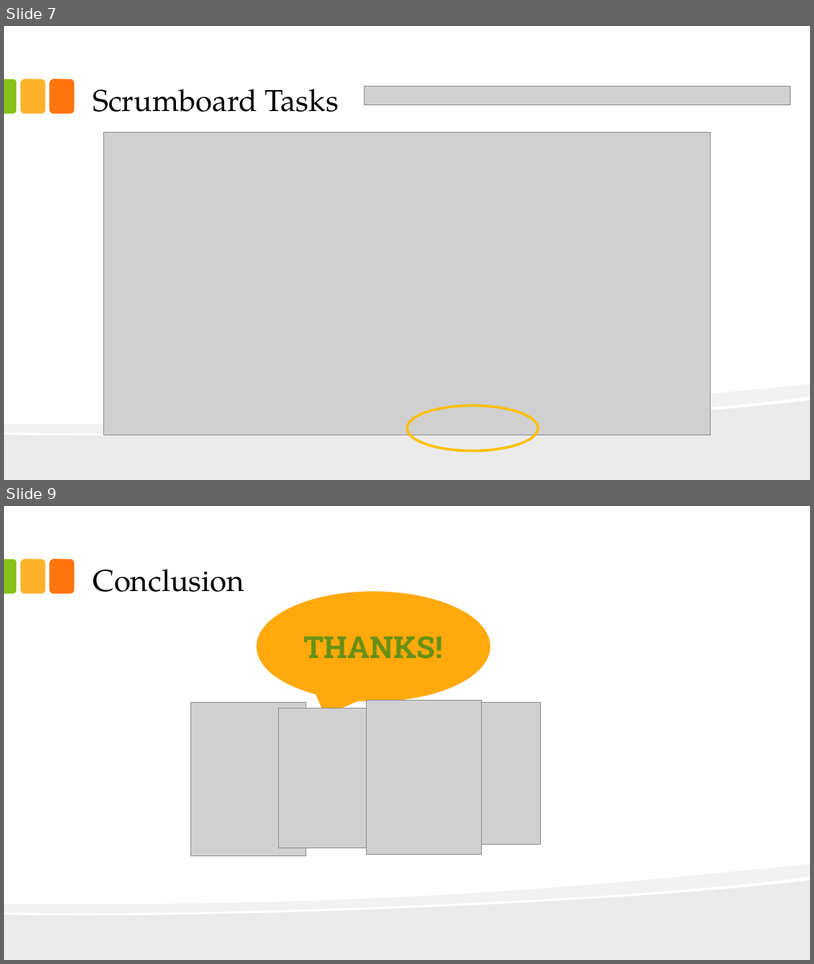
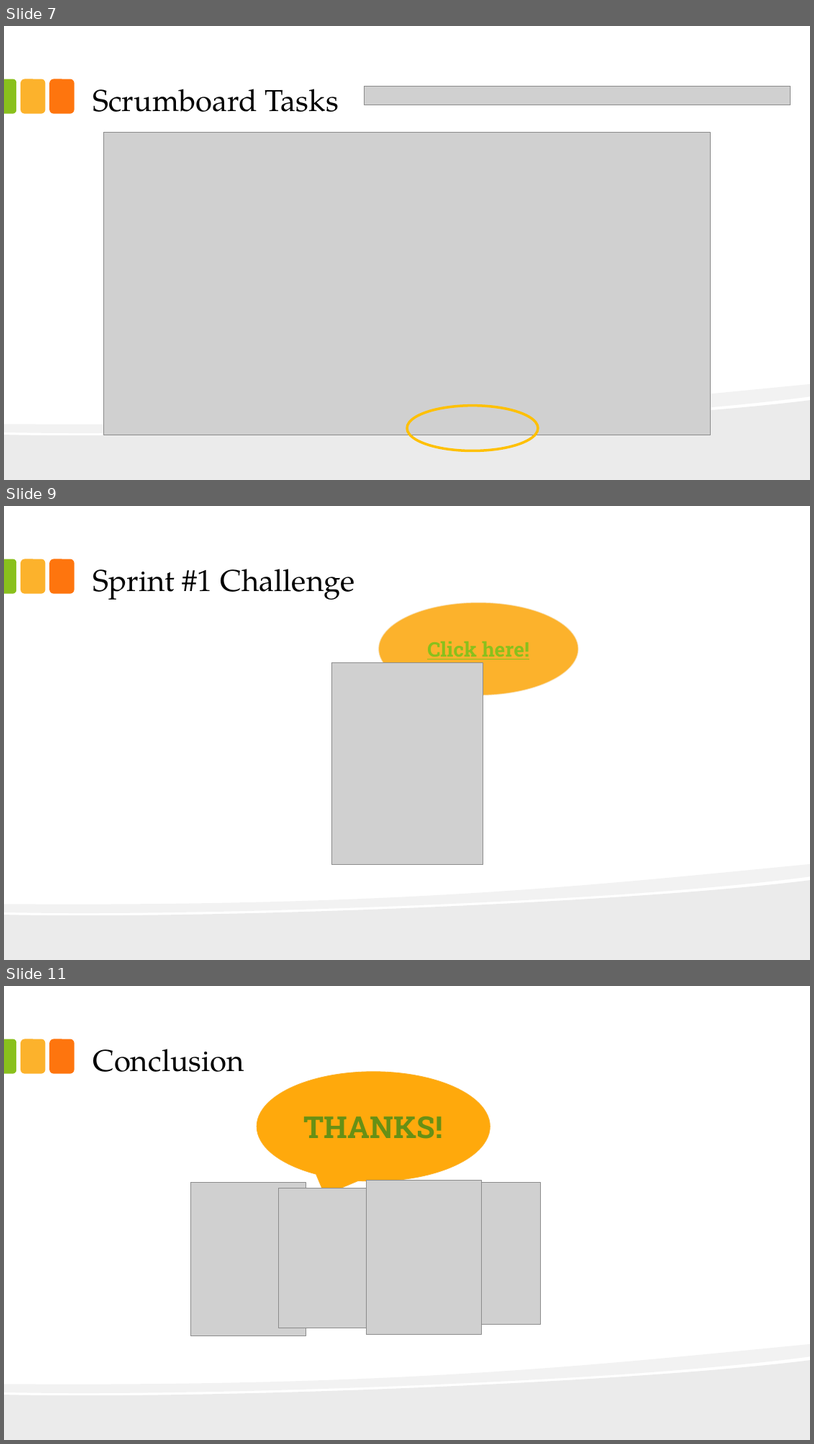
Before and after one commit to pclundaahl/grocerybuddy, a slide deck: Team Docs/Planning Presentation.pptx. Shown one above the other, each under a label of ours: slides 7 and 9 before the commit, slides 7, 9 and 11 after it; the slides between them are not shown. The pictures are 814x964 and 814x1444 pixels, drawn with LibreOffice and Linux fonts; fonts in the diff are those of the drawing; grey boxes stand for pictures. Boxes give left, top, right and bottom in pixels: in the first picture for what was removed or moved away, otherwise in the second. Text is boxed around its words. In the diff, an @@ line names an element or a change of style, - is before the commit and + after.

```diff
--- a/Team Docs/Planning Presentation.pptx
+++ b/Team Docs/Planning Presentation.pptx
@@ slide 9 added at (4,506,810,960), background #FFFFFF; not listed: 5 template elements that a slide beside it also shows @@
@@ title added at (93,569,355,600), 36 pt, text #000000 @@
+Sprint #1 Challenge
@@ speech bubble added at (378,602,579,695), fill #FCB22C, outline #F9F9F9 1.35 pt, 24 pt, text #89C01C, bold, underline @@
+Click here!
@@ picture added at (332,662,483,864) @@
@@ what was slide 9 is now slide 11 @@
```
Also in this commit, not shown: 1 slide changed, 1 other slide added.
